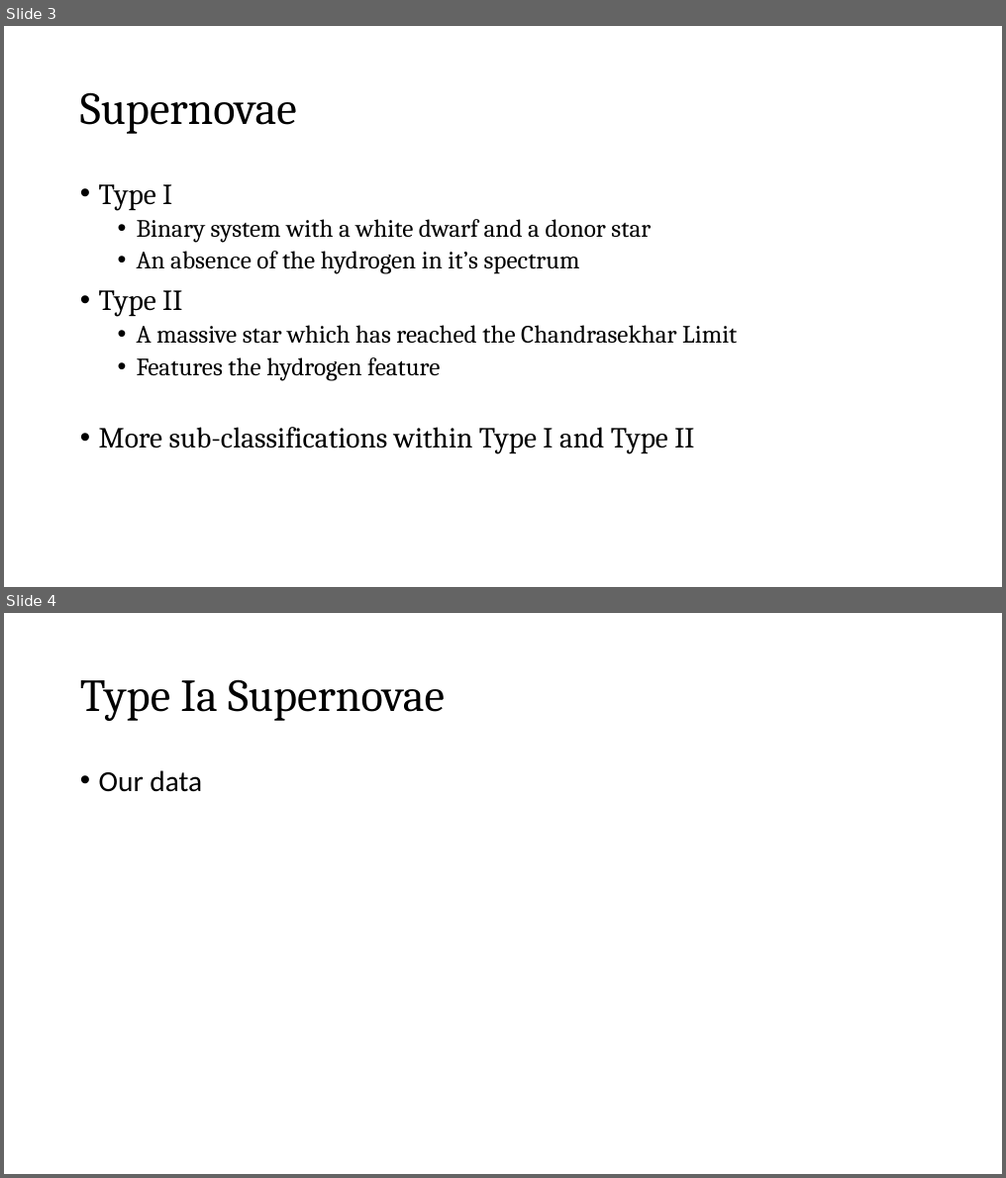
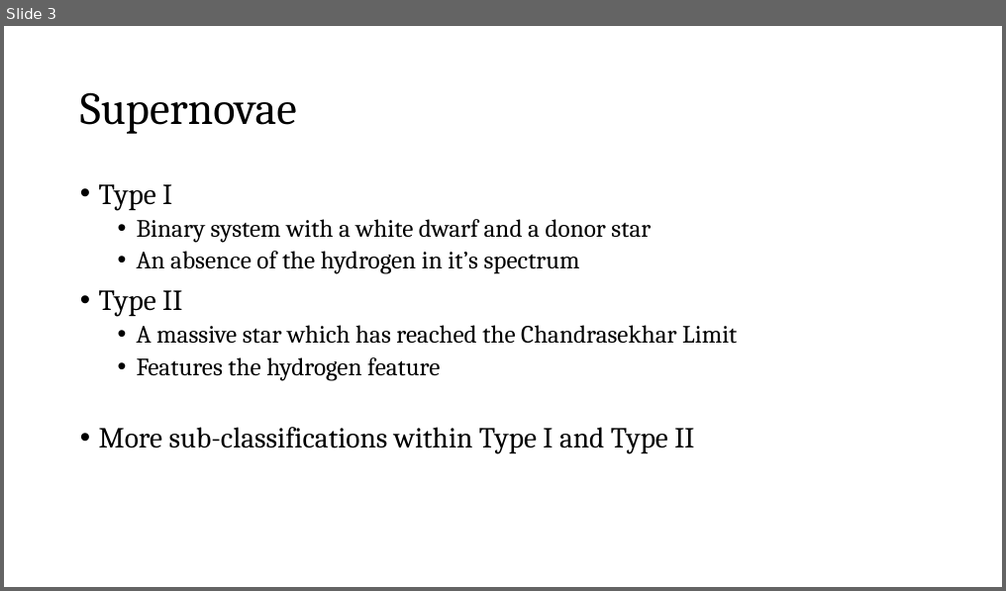
Before and after one commit to cao-jacky/degree_level3, a slide deck: physics_problem_solving/supernova_cosmology_jacky_cao.pptx. Shown one above the other, each under a label of ours: slides 3 and 4 before the commit, slide 3 after it. The pictures are 1006x1178 and 1006x591 pixels, drawn with LibreOffice and Linux fonts; fonts in the diff are those of the drawing. Boxes give left, top, right and bottom in pixels: in the first picture for what was removed or moved away, otherwise in the second. Text is boxed around its words. In the diff, an @@ line names an element or a change of style, - is before the commit and + after.

```diff
--- a/physics_problem_solving/supernova_cosmology_jacky_cao.pptx
+++ b/physics_problem_solving/supernova_cosmology_jacky_cao.pptx
@@ slide 4 removed at bbox=[4, 613, 1002, 1174], background #FFFFFF @@
@@ title removed at bbox=[80, 679, 445, 721] @@
-Type Ia Supernovae
@@ text removed at bbox=[99, 770, 202, 792] @@
-• Our data
```
Also in this commit, not shown: 3 other files.
